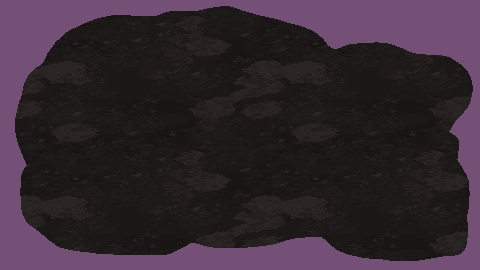
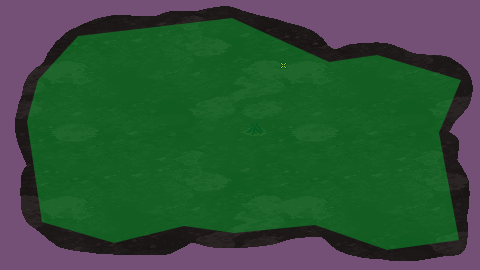
Layers edited between the first and the second 480x270 image:
showed group "Areas" (1 layers) over (x1=27, y1=18, x2=461, y2=250)
showed group "Hotspots" (1 layers) over (x1=280, y1=62, x2=287, y2=69)
showed "Bonfire" (1st of 2, in "Hotspots") over (x1=280, y1=62, x2=287, y2=69)
showed group "Guide" (1 layers) over (x1=240, y1=122, x2=267, y2=136)
